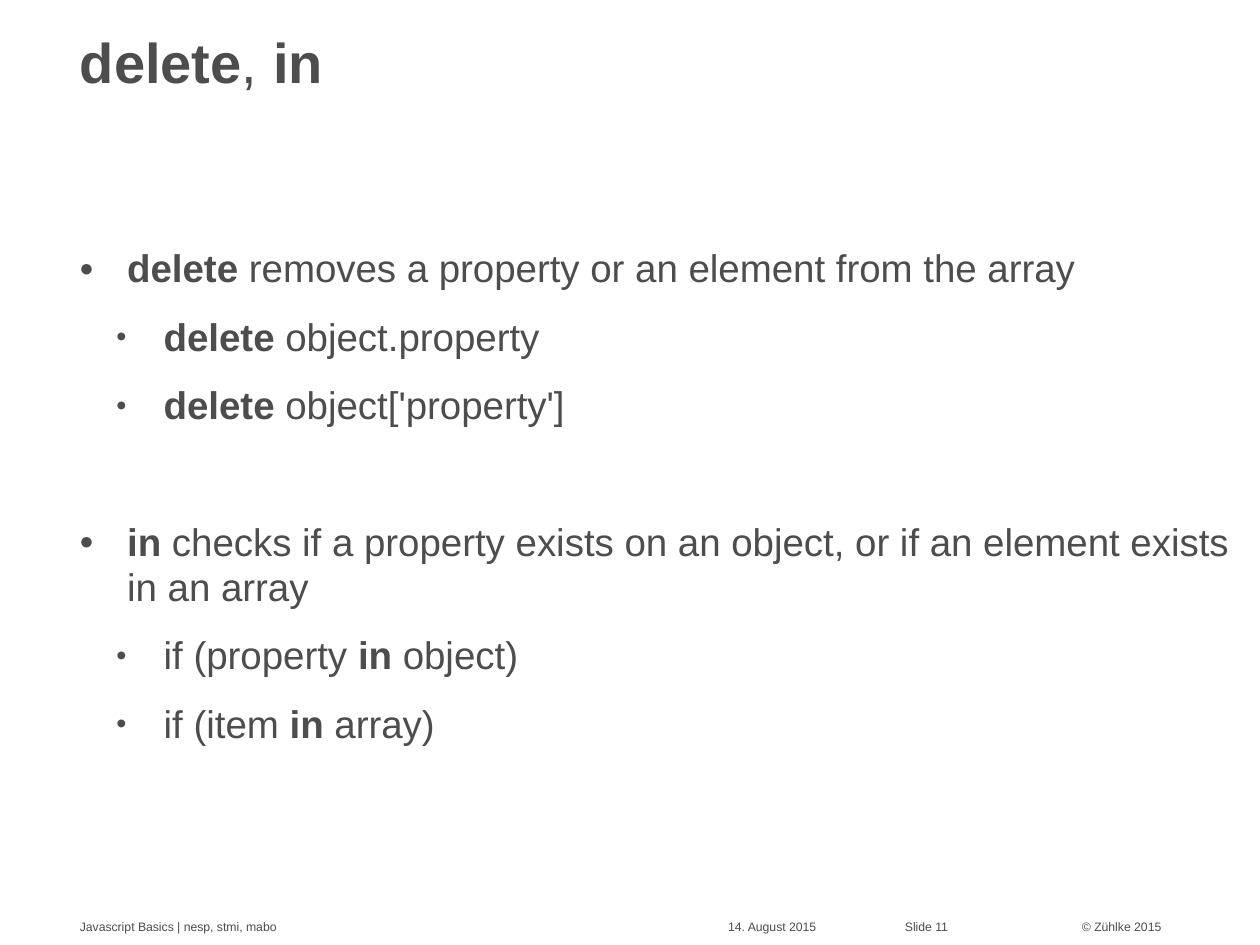
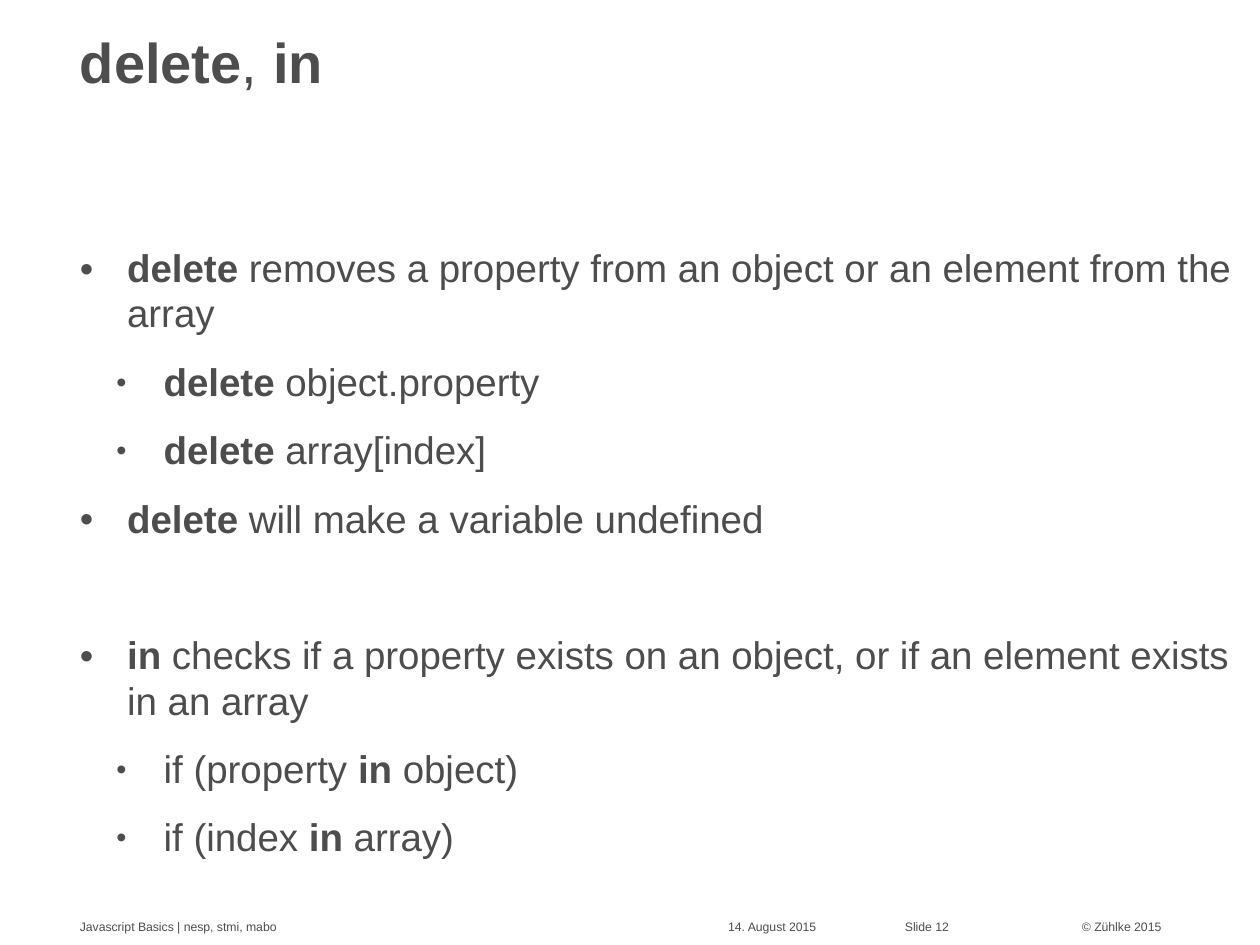
Before and after one commit to Zuehlke/security-onboarding, a slide deck: slide 12 of javascript_basics/Javascript Basics - basics.pptx (slide 11 before the commit). Drawn at 1260x945 pixels with LibreOffice and Linux fonts; fonts in the diff are those of the drawing. Boxes give left, top, right and bottom in pixels: in the first picture for what was removed or moved away, otherwise in the second. Text is boxed around its words. In the diff, an @@ line names an element or a change of style, - is before the commit and + after.

```diff
--- a/javascript_basics/Javascript Basics - basics.pptx
+++ b/javascript_basics/Javascript Basics - basics.pptx
@@ text at [127,254,1230,335]: text changed @@
-• delete removes a property or an element from the array
+• delete removes a property from an object or an element from the array
@@ text at [127,436,764,534]: text changed @@
-  • delete object['property']
+  • delete array[index]
+• delete will make a variable undefined
@@ text at [164,823,454,859]: text changed @@
-  • if (item in array)
+  • if (index in array)
@@ page number at [905,922,949,931]: text changed @@
-Slide 11
+Slide 12
```
Also in this commit, not shown: 6 other slides changed, 2 slides added, 2 other files.
